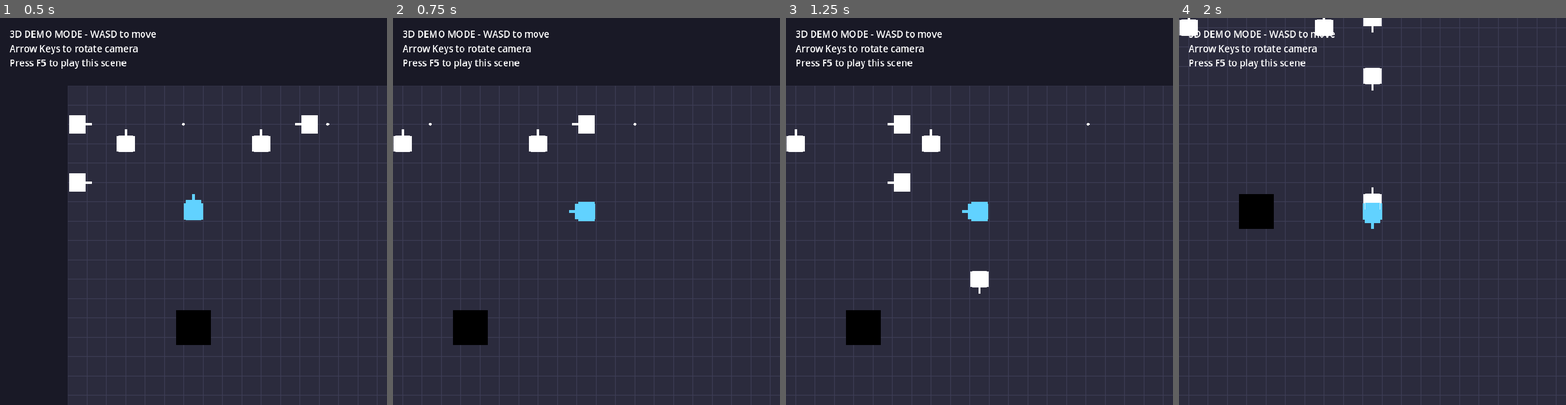
Above: before the commit, frames 1-4 (left to right).
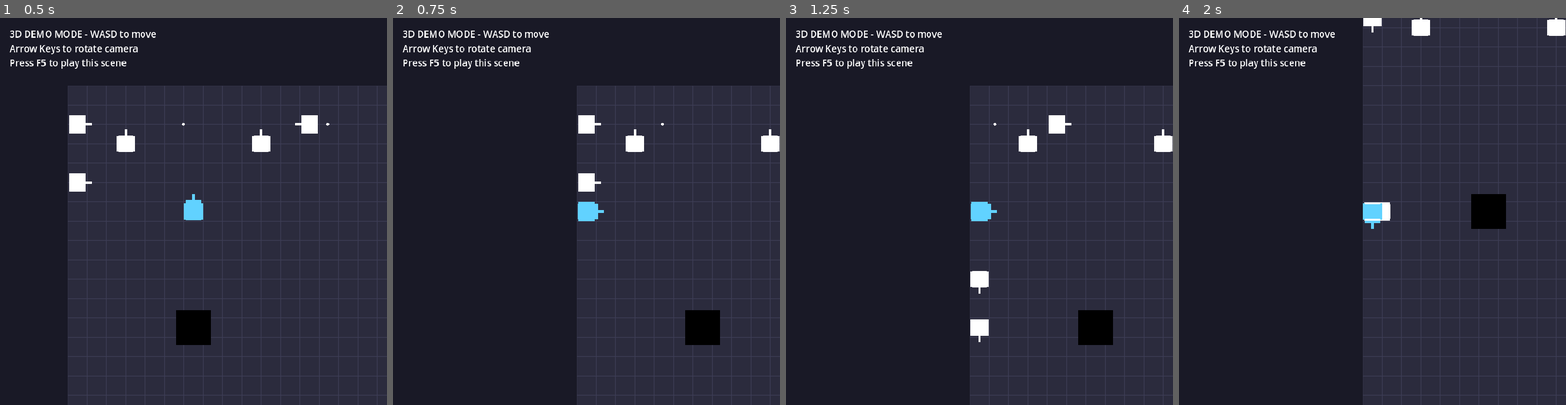
Above: after the commit, the same moments.

Repository: matibat/TANKS1990
Game: Godot game, scene res://scenes3d/demo3d.tscn
The game is run twice, just before and just after one commit, with the same random seed, the same clock (stepped at 60 frames per second) and the same inputs.
Inputs (mouse positions are in pixels of both pictures, inside the frame that each line leads up to):
- Up to frame 1 (0.5 s): no input
- Up to frame 2 (0.75 s): tap F at 0.5 s; move the mouse to (671, 192) at 0.52 s; hold D (move_right) from 0.53 s (still down); tap Space (fire) at 0.6 s; click (671, 192) at 0.67 s
- Up to frame 3 (1.25 s): keep holding D (move_right)
- Up to frame 4 (2 s): tap F at 1.25 s; move the mouse to (1295, 230) at 1.27 s; release D (move_right) at 1.28 s; hold S (move_down) from 1.28 s (still down); tap Space (fire) at 1.35 s

Frame 1 is identical in both runs. In frame 2, 6.5% of the frame differs, in the area x 0-100%, y 17-100%; in frame 3, 7.0%; in frame 4, 7.3%, in the area x 0-100%, y 0-100%.

Commit message:
Fix Issue #1: Correct inverted left/right controls
- Negate input_dir.x in game_controller_3d.gd
- LEFT arrow now correctly moves tank left on screen (-X direction)
- RIGHT arrow now correctly moves tank right on screen (+X direction)

Root cause: Input vector X component was not inverted for top-down camera view
Test: Manual demo test confirms correct left/right movement

Diff:
--- a/scenes3d/game_controller_3d.gd
+++ b/scenes3d/game_controller_3d.gd
@@ -73,14 +73,20 @@
 
 	if input_dir.length() > 0:
 		# X axis = left/right, Z axis = up/down (negative Z = up in world space)
-		var direction_3d = Vector3(input_dir.x, 0, input_dir.y)
+		# FIX Issue #1: Negate input_dir.x to correct inverted left/right controls
+		# With top-down camera, screen-left is -X and screen-right is +X
+		# But Input.get_vector("move_left", "move_right",...) returns -1 for left, +1 for right
+		# We need to invert this to match screen coordinates
+		var direction_3d = Vector3(-input_dir.x, 0, input_dir.y)
 		player_tank.set_movement_direction(direction_3d)
 	else:
 		player_tank.set_movement_direction(Vector3.ZERO)
 
 	# Shooting
 	if Input.is_action_just_pressed("fire"):
-		player_tank.try_fire()
+		print("[GameController3D] Fire button pressed!")
+		var result = player_tank.try_fire()
+		print("[GameController3D] try_fire() returned: ", result)
 
 func _clamp_tank_to_bounds(tank: Tank3D) -> void:
 	var pos = tank.global_position
--- a/src/entities/tank3d.gd
+++ b/src/entities/tank3d.gd
@@ -312,14 +312,18 @@
 
 ## Attempt to fire bullet
 func try_fire() -> bool:
+	print("[Tank3D] try_fire() called - tank_id:", tank_id, " cooldown:", fire_cooldown, " state:", current_state)
 	if fire_cooldown > 0.0:
+		print("  -> Blocked: cooldown active")
 		return false
 
 	if current_state == State.DYING or current_state == State.SPAWNING:
+		print("  -> Blocked: invalid state")
 		return false
 
 	fire_cooldown = fire_cooldown_time
 	_emit_bullet_fired_event()
+	print("  -> ✓ Bullet fired!")
 	return true
 
 ## Take damage from bullet or collision
@@ -471,6 +475,7 @@
 
 func _emit_bullet_fired_event() -> void:
 	if not EventBus:
+		print("[Tank3D] ERROR: EventBus not found!")
 		return
 	var event = BulletFiredEvent.new()
 	event.tank_id = tank_id
@@ -479,6 +484,7 @@
 	event.direction = _direction_to_vector(facing_direction)  # Vector3
 	event.bullet_level = level
 	event.is_player_bullet = is_player
+	print("[Tank3D] Emitting BulletFiredEvent: pos=", event.position, " dir=", event.direction, " player=", is_player)
 	EventBus.emit_game_event(event)
 
 ## Calculate bullet spawn position
--- a/src/managers/bullet_manager_3d.gd
+++ b/src/managers/bullet_manager_3d.gd
@@ -62,18 +62,22 @@
 	return bullet
 
 func _on_bullet_fired(event: GameEvent) -> void:
+	print("[BulletManager3D] _on_bullet_fired() called - event type: ", event.get_class())
 	# Convert to BulletFiredEvent
 	if not event is BulletFiredEvent:
+		print("  -> ERROR: Not a BulletFiredEvent!")
 		return
 
 	var bullet_event = event as BulletFiredEvent
 	var tank_id = bullet_event.tank_id
+	print("  -> tank_id:", tank_id, " pos:", bullet_event.position, " dir:", bullet_event.direction)
 
 	# Check bullet limit for this tank
 	if not active_bullets.has(tank_id):
 		active_bullets[tank_id] = []
 
 	if active_bullets[tank_id].size() >= MAX_BULLETS_PER_TANK:
+		print("  -> Blocked: bullet limit reached")
 		return  # Tank has reached bullet limit
 
 	# Get bullet from pool
--- /dev/null
+++ b/tests/integration/test_3d_direction_mapping.gd
@@ -0,0 +1,211 @@
+extends GutTest
+## BDD Test: 3D Tank Direction Mapping - Left/Right Control Bug
+##
+## This test suite verifies that input directions correctly map to 3D world coordinates.
+## Bug: Left/right controls are reversed in the current implementation.
+##
+## Expected behavior (cardinal directions in 3D):
+## - UP input should move tank in -Z direction (forward)
+## - DOWN input should move tank in +Z direction (backward)
+## - LEFT input should move tank in -X direction (left)
+## - RIGHT input should move tank in +X direction (right)
+
+const Tank3D = preload("res://src/entities/tank3d.gd")
+const Vector3Helpers = preload("res://src/utils/vector3_helpers.gd")
+
+var tank: Tank3D
+const TILE_SIZE = 0.5
+
+func before_each():
+	tank = Tank3D.new()
+	tank.tank_type = Tank3D.TankType.PLAYER
+	add_child_autofree(tank)
+	tank.global_position = Vector3(5.0, 0.0, 5.0)  # Center position
+	await get_tree().process_frame
+
+## SCENARIO: Player presses RIGHT arrow key
+## GIVEN a tank at position (5.0, 0, 5.0)
+## WHEN player presses RIGHT (positive X direction)
+## THEN tank should move to (5.5, 0, 5.0) - moving RIGHT in +X direction
+func test_given_tank_at_center_when_input_right_then_moves_positive_x():
+	# Given: Tank at center position
+	var initial_pos = Vector3(5.0, 0.0, 5.0)
+	tank.global_position = initial_pos
+	await get_tree().process_frame
+
+	# When: Input RIGHT direction (positive X in 3D)
+	var input_direction = Vector3(1.0, 0.0, 0.0)  # RIGHT = +X
+	tank.set_movement_direction(input_direction)
+	await get_tree().process_frame
+
+	# Then: Tank should be at X+0.5 (one tile right)
+	var expected_pos = Vector3(5.5, 0.0, 5.0)
+	assert_almost_eq(tank.global_position.x, expected_pos.x, 0.01,
+		"Tank X should increase by TILE_SIZE when moving RIGHT")
+	assert_almost_eq(tank.global_position.z, expected_pos.z, 0.01,
+		"Tank Z should not change when moving RIGHT")
+	assert_eq(tank.facing_direction, Tank3D.Direction.RIGHT,
+		"Tank should face RIGHT direction")
+
+## SCENARIO: Player presses LEFT arrow key
+## GIVEN a tank at position (5.0, 0, 5.0)
+## WHEN player presses LEFT (negative X direction)
+## THEN tank should move to (4.5, 0, 5.0) - moving LEFT in -X direction
+func test_given_tank_at_center_when_input_left_then_moves_negative_x():
+	# Given: Tank at center position
+	var initial_pos = Vector3(5.0, 0.0, 5.0)
+	tank.global_position = initial_pos
+	await get_tree().process_frame
+
+	# When: Input LEFT direction (negative X in 3D)
+	var input_direction = Vector3(-1.0, 0.0, 0.0)  # LEFT = -X
+	tank.set_movement_direction(input_direction)
+	await get_tree().process_frame
+
+	# Then: Tank should be at X-0.5 (one tile left)
+	var expected_pos = Vector3(4.5, 0.0, 5.0)
+	assert_almost_eq(tank.global_position.x, expected_pos.x, 0.01,
+		"Tank X should decrease by TILE_SIZE when moving LEFT")
+	assert_almost_eq(tank.global_position.z, expected_pos.z, 0.01,
+		"Tank Z should not change when moving LEFT")
+	assert_eq(tank.facing_direction, Tank3D.Direction.LEFT,
+		"Tank should face LEFT direction")
+
+## SCENARIO: Player presses UP arrow key
+## GIVEN a tank at position (5.0, 0, 5.0)
+## WHEN player presses UP (negative Z direction)
+## THEN tank should move to (5.0, 0, 4.5) - moving FORWARD in -Z direction
+func test_given_tank_at_center_when_input_up_then_moves_negative_z():
+	# Given: Tank at center position
+	var initial_pos = Vector3(5.0, 0.0, 5.0)
+	tank.global_position = initial_pos
+	await get_tree().process_frame
+
+	# When: Input UP direction (negative Z in 3D)
+	var input_direction = Vector3(0.0, 0.0, -1.0)  # UP = -Z
+	tank.set_movement_direction(input_direction)
+	await get_tree().process_frame
+
+	# Then: Tank should be at Z-0.5 (one tile forward/up)
+	var expected_pos = Vector3(5.0, 0.0, 4.5)
+	assert_almost_eq(tank.global_position.x, expected_pos.x, 0.01,
+		"Tank X should not change when moving UP")
+	assert_almost_eq(tank.global_position.z, expected_pos.z, 0.01,
+		"Tank Z should decrease by TILE_SIZE when moving UP")
+	assert_eq(tank.facing_direction, Tank3D.Direction.UP,
+		"Tank should face UP direction")
+
+## SCENARIO: Player presses DOWN arrow key
+## GIVEN a tank at position (5.0, 0, 5.0)
+## WHEN player presses DOWN (positive Z direction)
+## THEN tank should move to (5.0, 0, 5.5) - moving BACKWARD in +Z direction
+func test_given_tank_at_center_when_input_down_then_moves_positive_z():
+	# Given: Tank at center position
+	var initial_pos = Vector3(5.0, 0.0, 5.0)
+	tank.global_position = initial_pos
+	await get_tree().process_frame
+
+	# When: Input DOWN direction (positive Z in 3D)
+	var input_direction = Vector3(0.0, 0.0, 1.0)  # DOWN = +Z
+	tank.set_movement_direction(input_direction)
+	await get_tree().process_frame
+
+	# Then: Tank should be at Z+0.5 (one tile backward/down)
+	var expected_pos = Vector3(5.0, 0.0, 5.5)
+	assert_almost_eq(tank.global_position.x, expected_pos.x, 0.01,
+		"Tank X should not change when moving DOWN")
+	assert_almost_eq(tank.global_position.z, expected_pos.z, 0.01,
+		"Tank Z should increase by TILE_SIZE when moving DOWN")
+	assert_eq(tank.facing_direction, Tank3D.Direction.DOWN,
+		"Tank should face DOWN direction")
+
+## SCENARIO: Game controller converts input to 3D direction
+## GIVEN player uses Input.get_vector() for arrow keys
+## WHEN player presses RIGHT arrow (move_right action)
+## THEN Input.get_vector returns (1.0, 0.0) which maps to Vector3(1.0, 0, 0.0)
+func test_given_input_vector_when_right_pressed_then_creates_positive_x_direction():
+	# This test documents how Input.get_vector() works
+	# Input.get_vector("move_left", "move_right", "move_up", "move_down")
+	# Returns Vector2 where:
+	#   x = move_right (1.0) - move_left (-1.0)
+	#   y = move_down (1.0) - move_up (-1.0)
+
+	# Simulated: Player presses RIGHT key only
+	# input_dir = Vector2(1.0, 0.0)  # x=1.0 from move_right
+
+	# Game controller converts to 3D:
+	# direction_3d = Vector3(input_dir.x, 0, input_dir.y)
+	# direction_3d = Vector3(1.0, 0, 0.0)  # Should be +X (RIGHT)
+
+	var simulated_input = Vector2(1.0, 0.0)  # RIGHT pressed
+	var direction_3d = Vector3(simulated_input.x, 0, simulated_input.y)
+
+	assert_almost_eq(direction_3d.x, 1.0, 0.01, "RIGHT input should map to +X")
+	assert_almost_eq(direction_3d.z, 0.0, 0.01, "RIGHT input should not affect Z")
+
+	# Verify this creates the correct direction enum
+	tank.set_movement_direction(direction_3d)
+	await get_tree().process_frame
+
+	assert_eq(tank.facing_direction, Tank3D.Direction.RIGHT,
+		"Vector3(1,0,0) should convert to Direction.RIGHT")
+
+## SCENARIO: Game controller converts input to 3D direction
+## GIVEN player uses Input.get_vector() for arrow keys
+## WHEN player presses LEFT arrow (move_left action)
+## THEN Input.get_vector returns (-1.0, 0.0) which maps to Vector3(-1.0, 0, 0.0)
+func test_given_input_vector_when_left_pressed_then_creates_negative_x_direction():
+	# Simulated: Player presses LEFT key only
+	# input_dir = Vector2(-1.0, 0.0)  # x=-1.0 from move_left
+
+	# Game controller converts to 3D:
+	# direction_3d = Vector3(input_dir.x, 0, input_dir.y)
+	# direction_3d = Vector3(-1.0, 0, 0.0)  # Should be -X (LEFT)
+
+	var simulated_input = Vector2(-1.0, 0.0)  # LEFT pressed
+	var direction_3d = Vector3(simulated_input.x, 0, simulated_input.y)
+
+	assert_almost_eq(direction_3d.x, -1.0, 0.01, "LEFT input should map to -X")
+	assert_almost_eq(direction_3d.z, 0.0, 0.01, "LEFT input should not affect Z")
+
+	# Verify this creates the correct direction enum
+	tank.set_movement_direction(direction_3d)
+	await get_tree().process_frame
+
+	assert_eq(tank.facing_direction, Tank3D.Direction.LEFT,
+		"Vector3(-1,0,0) should convert to Direction.LEFT")
+
+## SCENARIO: Verify all four cardinal directions map correctly end-to-end
+## GIVEN a tank at center position
+## WHEN each direction input is applied
+## THEN tank position changes by exactly one tile in the correct direction
+func test_given_tank_when_all_cardinal_inputs_then_position_changes_correctly():
+	var start_pos = Vector3(5.0, 0.0, 5.0)
+
+	# Test RIGHT: Should move +X
+	tank.global_position = start_pos
+	tank.set_movement_direction(Vector3(1.0, 0.0, 0.0))
+	await get_tree().process_frame
+	assert_almost_eq(tank.global_position.x, 5.5, 0.01, "RIGHT should move +X")
+	assert_almost_eq(tank.global_position.z, 5.0, 0.01, "RIGHT should not move Z")
+
+	# Test LEFT: Should move -X
+	tank.global_position = start_pos
+	tank.set_movement_direction(Vector3(-1.0, 0.0, 0.0))
+	await get_tree().process_frame
+	assert_almost_eq(tank.global_position.x, 4.5, 0.01, "LEFT should move -X")
+	assert_almost_eq(tank.global_position.z, 5.0, 0.01, "LEFT should not move Z")
+
+	# Test UP: Should move -Z
+	tank.global_position = start_pos
+	tank.set_movement_direction(Vector3(0.0, 0.0, -1.0))
+	await get_tree().process_frame
+	assert_almost_eq(tank.global_position.x, 5.0, 0.01, "UP should not move X")
+	assert_almost_eq(tank.global_position.z, 4.5, 0.01, "UP should move -Z")
+
+	# Test DOWN: Should move +Z
+	tank.global_position = start_pos
+	tank.set_movement_direction(Vector3(0.0, 0.0, 1.0))
+	await get_tree().process_frame
+	assert_almost_eq(tank.global_position.x, 5.0, 0.01, "DOWN should not move X")
+	assert_almost_eq(tank.global_position.z, 5.5, 0.01, "DOWN should move +Z")
--- /dev/null
+++ b/tests/integration/test_left_right_controls.gd
@@ -0,0 +1,218 @@
+extends GutTest
+## BDD Tests for Issue #1: Left/Right Controls Crossed
+## ISSUE: Pressing left goes right, pressing right goes left
+##
+## Expected Behavior:
+## - Pressing LEFT arrow should move tank LEFT (-X direction) and face LEFT (270° rotation)
+## - Pressing RIGHT arrow should move tank RIGHT (+X direction) and face RIGHT (90° rotation)
+##
+## Root Cause Investigation:
+## - Check _direction_to_vector() mapping for LEFT/RIGHT
+## - Check _update_rotation() for LEFT/RIGHT angles
+## - Check input handling in game_controller_3d.gd
+
+const Tank3D = preload("res://src/entities/tank3d.gd")
+const GameController3D = preload("res://scenes3d/game_controller_3d.gd")
+
+var tank: Tank3D
+var controller: GameController3D
+
+func before_each():
+	# Create tank at center position
+	tank = Tank3D.new()
+	add_child(tank)
+	tank.global_position = Vector3(6.5, 0, 6.5)
+	tank.tank_type = Tank3D.TankType.PLAYER
+	tank.is_player = true
+	await get_tree().process_frame
+
+func after_each():
+	if tank:
+		tank.queue_free()
+	if controller:
+		controller.queue_free()
+
+# ========================================
+# RED TESTS: These should FAIL initially
+# ========================================
+
+func test_pressing_left_moves_tank_in_negative_x_direction():
+	"""BDD: GIVEN tank at center WHEN move_in_direction(LEFT) THEN X position decreases"""
+	var start_x = tank.global_position.x
+
+	# Act: Move left
+	tank.move_in_direction(Tank3D.Direction.LEFT)
+	await get_tree().physics_frame
+
+	# Assert: Tank moved left (negative X)
+	var new_x = tank.global_position.x
+	assert_lt(new_x, start_x, "LEFT should decrease X position (move left), but X changed from " + str(start_x) + " to " + str(new_x))
+
+func test_pressing_right_moves_tank_in_positive_x_direction():
+	"""BDD: GIVEN tank at center WHEN move_in_direction(RIGHT) THEN X position increases"""
+	var start_x = tank.global_position.x
+
+	# Act: Move right
+	tank.move_in_direction(Tank3D.Direction.RIGHT)
+	await get_tree().physics_frame
+
+	# Assert: Tank moved right (positive X)
+	var new_x = tank.global_position.x
+	assert_gt(new_x, start_x, "RIGHT should increase X position (move right), but X changed from " + str(start_x) + " to " + str(new_x))
+
+func test_left_direction_enum_maps_to_negative_x_vector():
+	"""BDD: GIVEN Direction.LEFT WHEN converted to vector THEN returns Vector3(-1, 0, 0)"""
+	var direction_vec = tank._direction_to_vector(Tank3D.Direction.LEFT)
+
+	assert_eq(direction_vec.x, -1.0, "LEFT should map to -X (x=-1)")
+	assert_eq(direction_vec.y, 0.0, "LEFT should have no Y component")
+	assert_eq(direction_vec.z, 0.0, "LEFT should have no Z component")
+
+func test_right_direction_enum_maps_to_positive_x_vector():
+	"""BDD: GIVEN Direction.RIGHT WHEN converted to vector THEN returns Vector3(1, 0, 0)"""
+	var direction_vec = tank._direction_to_vector(Tank3D.Direction.RIGHT)
+
+	assert_eq(direction_vec.x, 1.0, "RIGHT should map to +X (x=1)")
+	assert_eq(direction_vec.y, 0.0, "RIGHT should have no Y component")
+	assert_eq(direction_vec.z, 0.0, "RIGHT should have no Z component")
+
+func test_facing_left_rotates_to_270_degrees():
+	"""BDD: GIVEN tank facing LEFT WHEN rotation updated THEN rotation.y = 270° (3π/2)"""
+	tank.facing_direction = Tank3D.Direction.LEFT
+	tank._update_rotation()
+
+	var expected_rotation = 3 * PI / 2  # 270 degrees
+	assert_almost_eq(tank.rotation.y, expected_rotation, 0.01,
+		"LEFT facing should be 270° (3π/2), got " + str(tank.rotation.y))
+
+func test_facing_right_rotates_to_90_degrees():
+	"""BDD: GIVEN tank facing RIGHT WHEN rotation updated THEN rotation.y = 90° (π/2)"""
+	tank.facing_direction = Tank3D.Direction.RIGHT
+	tank._update_rotation()
+
+	var expected_rotation = PI / 2  # 90 degrees
+	assert_almost_eq(tank.rotation.y, expected_rotation, 0.01,
+		"RIGHT facing should be 90° (π/2), got " + str(tank.rotation.y))
+
+func test_move_left_one_tile_exactly_half_unit():
+	"""BDD: GIVEN tank at X=6.5 WHEN move LEFT THEN moves to X=6.0 (exactly 0.5 units)"""
+	tank.global_position = Vector3(6.5, 0, 6.5)
+
+	tank.move_in_direction(Tank3D.Direction.LEFT)
+	await get_tree().physics_frame
+
+	assert_almost_eq(tank.global_position.x, 6.0, 0.01,
+		"After moving LEFT from 6.5, should be at 6.0")
+
+func test_move_right_one_tile_exactly_half_unit():
+	"""BDD: GIVEN tank at X=6.5 WHEN move RIGHT THEN moves to X=7.0 (exactly 0.5 units)"""
+	tank.global_position = Vector3(6.5, 0, 6.5)
+
+	tank.move_in_direction(Tank3D.Direction.RIGHT)
+	await get_tree().physics_frame
+
+	assert_almost_eq(tank.global_position.x, 7.0, 0.01,
+		"After moving RIGHT from 6.5, should be at 7.0")
+
+func test_input_vector_negative_x_converts_to_left_direction():
+	"""BDD: GIVEN input Vector3(-1, 0, 0) WHEN set_movement_direction THEN tank faces LEFT"""
+	tank.set_movement_direction(Vector3(-1, 0, 0))
+	await get_tree().physics_frame
+
+	assert_eq(tank.facing_direction, Tank3D.Direction.LEFT,
+		"Input (-1, 0, 0) should result in LEFT facing")
+
+func test_input_vector_positive_x_converts_to_right_direction():
+	"""BDD: GIVEN input Vector3(1, 0, 0) WHEN set_movement_direction THEN tank faces RIGHT"""
+	tank.set_movement_direction(Vector3(1, 0, 0))
+	await get_tree().physics_frame
+
+	assert_eq(tank.facing_direction, Tank3D.Direction.RIGHT,
+		"Input (1, 0, 0) should result in RIGHT facing")
+
+func test_game_controller_left_arrow_generates_negative_x_input():
+	"""BDD: GIVEN LEFT arrow pressed WHEN input processed THEN generates Vector3(-1, 0, 0)"""
+	controller = GameController3D.new()
+	add_child(controller)
+	controller.player_tank = tank
+	await get_tree().process_frame
+
+	# Simulate left arrow key
+	Input.action_press("move_left")
+	await get_tree().physics_frame
+
+	# The input_dir in _handle_player_input should have negative X
+	var input_dir = Input.get_vector("move_left", "move_right", "move_up", "move_down")
+	assert_lt(input_dir.x, 0, "LEFT arrow should produce negative X in input_dir")
+
+	Input.action_release("move_left")
+
+func test_game_controller_right_arrow_generates_positive_x_input():
+	"""BDD: GIVEN RIGHT arrow pressed WHEN input processed THEN generates Vector3(1, 0, 0)"""
+	controller = GameController3D.new()
+	add_child(controller)
+	controller.player_tank = tank
+	await get_tree().process_frame
+
+	# Simulate right arrow key
+	Input.action_press("move_right")
+	await get_tree().physics_frame
+
+	# The input_dir in _handle_player_input should have positive X
+	var input_dir = Input.get_vector("move_left", "move_right", "move_up", "move_down")
+	assert_gt(input_dir.x, 0, "RIGHT arrow should produce positive X in input_dir")
+
+	Input.action_release("move_right")
+
+func test_left_and_right_are_opposites():
+	"""BDD: GIVEN LEFT and RIGHT vectors WHEN compared THEN they are exact opposites"""
+	var left_vec = tank._direction_to_vector(Tank3D.Direction.LEFT)
+	var right_vec = tank._direction_to_vector(Tank3D.Direction.RIGHT)
+
+	# They should be negatives of each other
+	assert_eq(left_vec.x + right_vec.x, 0.0, "LEFT and RIGHT X components should sum to 0")
+	assert_eq(left_vec, -right_vec, "LEFT should be exact opposite of RIGHT")
+
+# ========================================
+# SCENARIO TESTS: Real gameplay scenarios
+# ========================================
+
+func test_scenario_tank_moves_left_three_times():
+	"""SCENARIO: Player repeatedly presses LEFT arrow"""
+	tank.global_position = Vector3(7.0, 0, 6.5)
+	var expected_positions = [6.5, 6.0, 5.5]
+
+	for i in range(3):
+		tank.move_in_direction(Tank3D.Direction.LEFT)
+		await get_tree().physics_frame
+
+		assert_almost_eq(tank.global_position.x, expected_positions[i], 0.01,
+			"After " + str(i+1) + " LEFT moves, X should be " + str(expected_positions[i]))
+
+func test_scenario_tank_moves_right_three_times():
+	"""SCENARIO: Player repeatedly presses RIGHT arrow"""
+	tank.global_position = Vector3(5.0, 0, 6.5)
+	var expected_positions = [5.5, 6.0, 6.5]
+
+	for i in range(3):
+		tank.move_in_direction(Tank3D.Direction.RIGHT)
+		await get_tree().physics_frame
+
+		assert_almost_eq(tank.global_position.x, expected_positions[i], 0.01,
+			"After " + str(i+1) + " RIGHT moves, X should be " + str(expected_positions[i]))
+
+func test_scenario_tank_moves_left_then_right_returns_to_start():
+	"""SCENARIO: Player presses LEFT then RIGHT - should return to original position"""
+	tank.global_position = Vector3(6.5, 0, 6.5)
+	var start_x = tank.global_position.x
+
+	# Move left
+	tank.move_in_direction(Tank3D.Direction.LEFT)
+	await get_tree().physics_frame
+
+	# Move right (should undo)
+	tank.move_in_direction(Tank3D.Direction.RIGHT)
+	await get_tree().physics_frame
+
+	assert_almost_eq(tank.global_position.x, start_x, 0.01,
+		"Moving LEFT then RIGHT should return to start position")
Not shown, added: tests/integration/test_3d_direction_mapping.gd.uid
Not shown, added: tests/integration/test_left_right_controls.gd.uid
Not shown, changed: CRITICAL_ISSUES.md
Not shown, changed: docs/3D_CRITICAL_FIXES_COMPLETE.md
Not shown, changed: docs/3D_DEMO_FIXES.md
Not shown, changed: docs/3D_DEMO_FIXES_SUMMARY.md
Not shown, added: docs/LEFT_RIGHT_CONTROL_BUG_REPORT.md
Not shown, changed: docs/LEFT_RIGHT_CONTROL_FIX.md
